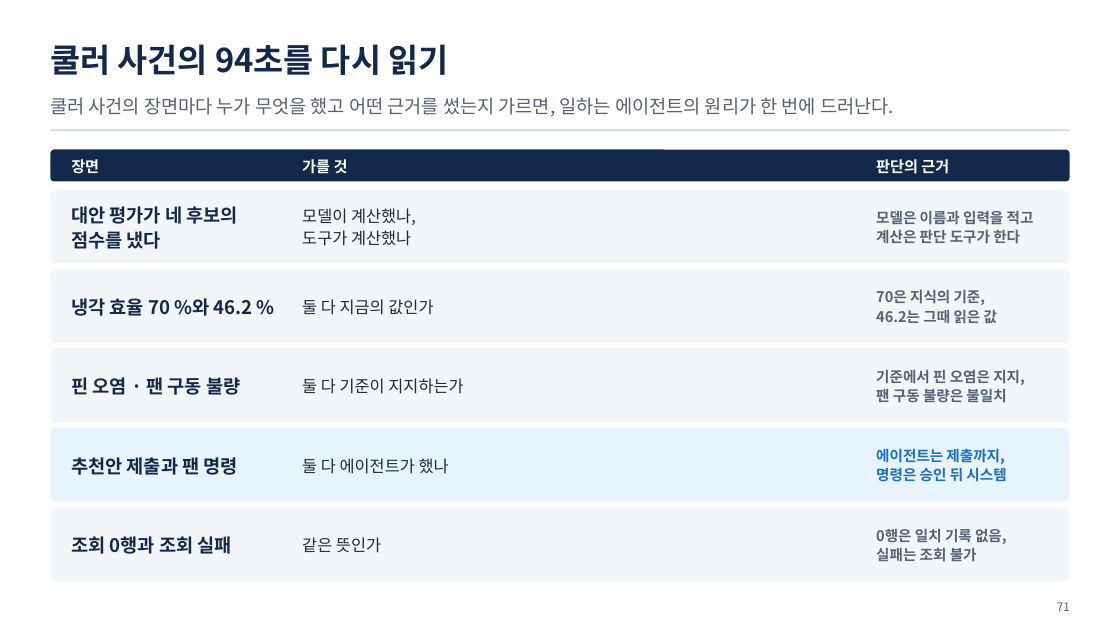
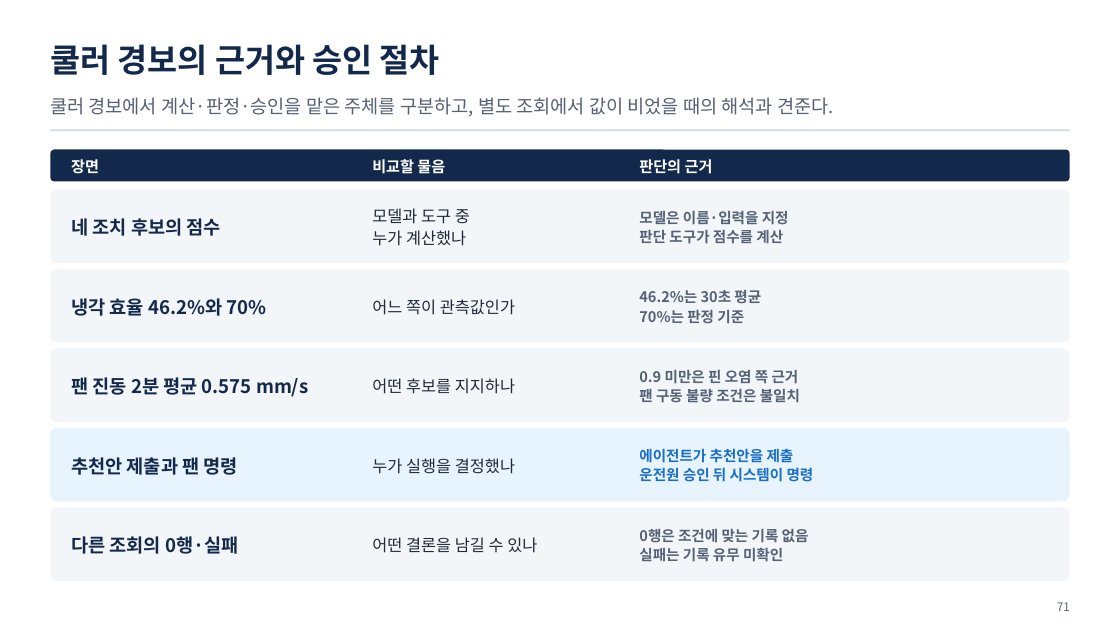
Before and after one commit to uengine-oss/hyd-iot-edu, a slide deck: slide 71 of workspace/강의제작/산출물/통합반/이론/05회차/통합반_05일차.pptx. Drawn at 1120x630 pixels with LibreOffice and Linux fonts; fonts in the diff are those of the drawing. Boxes give left, top, right and bottom in pixels: in the first picture for what was removed or moved away, otherwise in the second. Text is boxed around its words. In the diff, an @@ line names an element or a change of style, - is before the commit and + after.

Commit message:
통합반 5회차 71~72장의 측정 구간·추천 승인과 용어를 복습 낭독·화면에 맞춘다

```diff
--- a/workspace/강의제작/산출물/통합반/이론/05회차/통합반_05일차.pptx
+++ b/workspace/강의제작/산출물/통합반/이론/05회차/통합반_05일차.pptx
@@ text at (50,44,440,75): text changed @@
-쿨러 사건의 94초를 다시 읽기
+쿨러 경보의 근거와 승인 절차
@@ text at (50,97,834,117): text changed @@
-쿨러 사건의 장면마다 누가 무엇을 했고 어떤 근거를 썼는지 가르면, 일하는 에이전트의 원리가 한 번에 드러난다.
+쿨러 경보에서 계산·판정·승인을 맡은 주체를 구분하고, 별도 조회에서 값이 비었을 때의 해석과 견준다.
@@ text at (372,157,445,177): text changed @@
-가를 것
+비교할 물음
@@ text "판단의 근거": place and size @@
-text "판단의 근거" at (876,159,949,174)
+text "판단의 근거" at (639,159,713,174)
@@ text at (372,208,470,246): text changed @@
-모델이 계산했나,
-도구가 계산했나
+모델과 도구 중
+누가 계산했나
@@ text at (71,218,221,236): text changed @@
-대안 평가가 네 후보의 점수를 냈다
+네 조치 후보의 점수
@@ text at (639,211,789,244): text changed @@
-모델은 이름과 입력을 적고
-계산은 판단 도구가 한다
+모델은 이름·입력을 지정
+판단 도구가 점수를 계산
@@ text at (71,298,267,316): text changed @@
-냉각 효율 70 %와 46.2 %
+냉각 효율 46.2%와 70%
@@ text at (372,299,515,315): text changed @@
-둘 다 지금의 값인가
+어느 쪽이 관측값인가
@@ text at (639,290,761,324): text changed @@
-70은 지식의 기준,
-46.2는 그때 읽은 값
+46.2%는 30초 평균
+70%는 판정 기준
@@ text at (71,377,308,397): text changed @@
-핀 오염 · 팬 구동 불량
+팬 진동 2분 평균 0.575 mm/s
@@ text at (372,378,515,394): text changed @@
-둘 다 기준이 지지하는가
+어떤 후보를 지지하나
@@ text at (639,370,800,403): text changed @@
-기준에서 핀 오염은 지지,
-팬 구동 불량은 불일치
+0.9 미만은 핀 오염 쪽 근거
+팬 구동 불량 조건은 불일치
@@ text at (639,448,814,482): text changed @@
-에이전트는 제출까지,
-명령은 승인 뒤 시스템
+에이전트가 추천안을 제출
+운전원 승인 뒤 시스템이 명령
@@ text at (372,458,515,474): text changed @@
-둘 다 에이전트가 했나
+누가 실행을 결정했나
@@ text at (71,536,238,554): text changed @@
-조회 0행과 조회 실패
+다른 조회의 0행·실패
@@ text at (372,537,537,553): text changed @@
-같은 뜻인가
+어떤 결론을 남길 수 있나
@@ text at (639,529,809,562): text changed @@
-0행은 일치 기록 없음,
-실패는 조회 불가
+0행은 조건에 맞는 기록 없음
+실패는 기록 유무 미확인
```
Also in this commit, not shown: 1 other slide changed, 20 other files.
